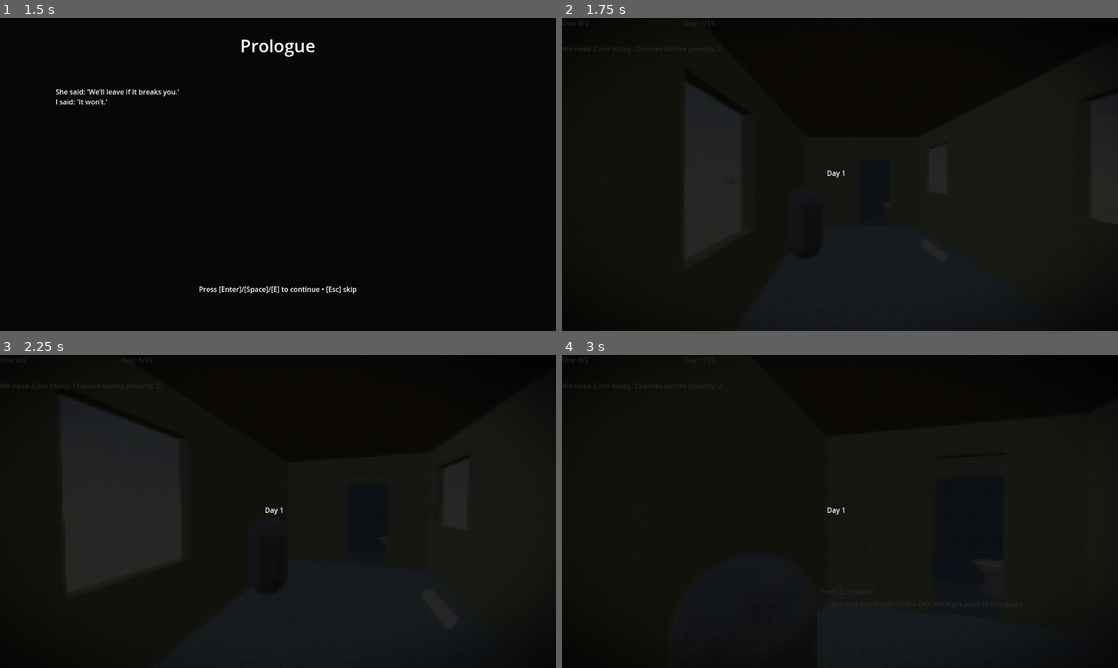
Above: before the commit, frames 1-4 (two rows, left to right).
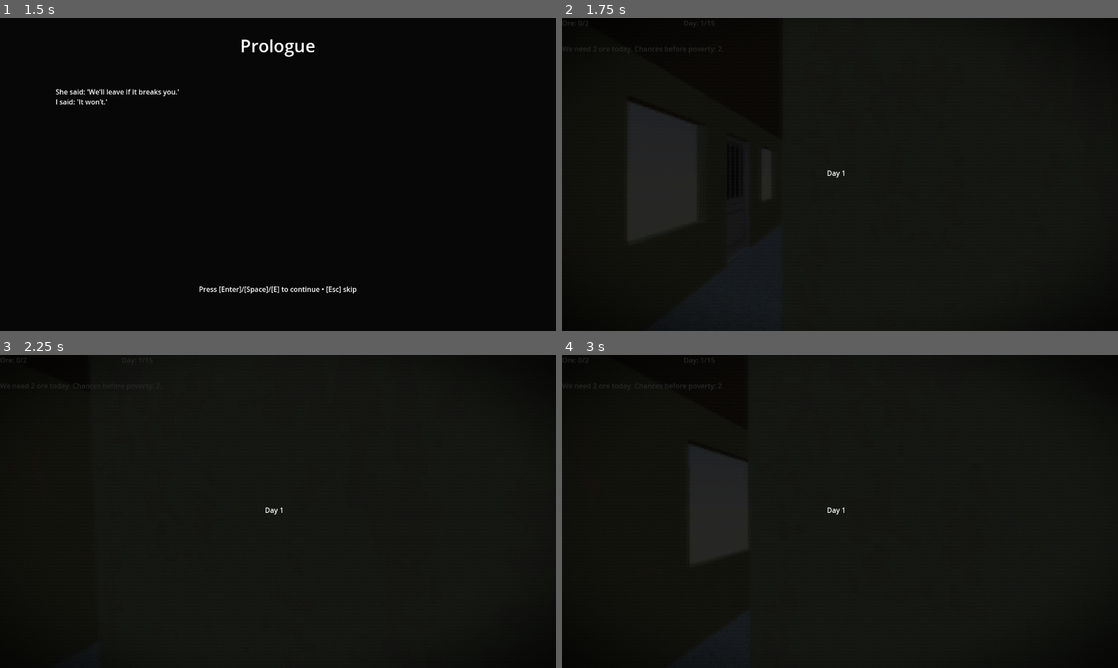
Above: after the commit, the same moments.

Repository: su4enka/hear_godot
Game: Godot game, scene res://scenes/Menu.tscn
Same seed, same stepped clock (60 frames per second), same inputs: the game is played once before the commit and once after it.
Inputs (mouse positions are in pixels of both pictures, inside the frame that each line leads up to):
- Up to frame 1 (1.5 s): click "Play" at 0.5 s; tap Enter (ui_accept) at 1.25 s; move the mouse to (400, 158) at 1.27 s; hold D (move_right) from 1.28 s (still down); hold E (interact) from 1.28 s (still down); click (400, 158) at 1.42 s
- Up to frame 2 (1.75 s): keep holding D (move_right); keep holding E (interact); tap Enter (ui_accept) at 1.52 s
- Up to frame 3 (2.25 s): move the mouse to (250, 511) at 2.02 s; release D (move_right) at 2.03 s; release E (interact) at 2.03 s; hold W (move_forward) from 2.03 s (still down); tap Shift at 2.1 s
- Up to frame 4 (3 s): keep holding W (move_forward); tap Enter (ui_accept) at 2.27 s; tap E (interact) at 2.75 s; move the mouse to (851, 505) at 2.77 s; tap R at 2.85 s

Frame 1 is identical in both runs. In frame 2, 1.6% of the frame differs, in the area x 11-98%, y 20-76%; in frame 3, 0.6%; in frame 4, 0.8%.

Commit message:
tweaks11.1

Diff:
--- a/assets/USED ASSETS/Home/bed_01_001.tscn
+++ b/assets/USED ASSETS/Home/bed_01_001.tscn
@@ -8,16 +8,9 @@
 shader = ExtResource("1_t6xad")
 shader_parameter/outline_enabled = false
 shader_parameter/outline_color = Color(1, 0.85, 0.2, 0.85)
-shader_parameter/use_screen_space_width = true
-shader_parameter/outline_px = 2.0
 shader_parameter/width_base = 0.012
 shader_parameter/width_rim_gain = 0.0
 shader_parameter/width_rim_power = 1.0
-shader_parameter/camera_world_pos = Vector3(0, 0, 0)
-shader_parameter/camera_is_ortho = false
-shader_parameter/camera_fov_y_deg = 70.0
-shader_parameter/camera_ortho_size = 10.0
-shader_parameter/viewport_height_px = 720.0
 shader_parameter/rim_thresh_inflate = 0.72
 shader_parameter/rim_soft_inflate = 0.1
 shader_parameter/rim_thresh_visible = 0.72
--- a/scenes/Cave.tscn
+++ b/scenes/Cave.tscn
@@ -241,7 +241,7 @@
 bus = &"Warning"
 
 [node name="ExitTrigger" type="Area3D" parent="."]
-transform = Transform3D(1, 0, 0, 0, 1, 0, 0, 0, 1, -24.1997, 0.948929, 27.9318)
+transform = Transform3D(1, 0, 0, 0, 1, 0, 0, 0, 1, -7.09881, 0.948929, 7.92188)
 
 [node name="CollisionShape3D" type="CollisionShape3D" parent="ExitTrigger"]
 shape = SubResource("BoxShape3D_xwfm4")
--- a/scenes/House.tscn
+++ b/scenes/House.tscn
@@ -31,19 +31,12 @@
 shader = ExtResource("5_cmj1i")
 shader_parameter/outline_enabled = false
 shader_parameter/outline_color = Color(1, 0.85098, 0.2, 0.392157)
-shader_parameter/use_screen_space_width = true
-shader_parameter/outline_px = 2.0
 shader_parameter/width_base = 0.012
 shader_parameter/width_rim_gain = 0.0
 shader_parameter/width_rim_power = 1.0
-shader_parameter/camera_world_pos = Vector3(0, 0, 0)
-shader_parameter/camera_is_ortho = false
-shader_parameter/camera_fov_y_deg = 70.0
-shader_parameter/camera_ortho_size = 10.0
-shader_parameter/viewport_height_px = 720.0
-shader_parameter/rim_thresh_inflate = 0.72
+shader_parameter/rim_thresh_inflate = 0.309
 shader_parameter/rim_soft_inflate = 0.1
-shader_parameter/rim_thresh_visible = 0.72
+shader_parameter/rim_thresh_visible = 0.174
 shader_parameter/rim_soft_visible = 0.1
 shader_parameter/world_up = Vector3(0, 1, 0)
 shader_parameter/horiz_from = 0.55
@@ -69,18 +62,11 @@
 shader = ExtResource("5_cmj1i")
 shader_parameter/outline_enabled = false
 shader_parameter/outline_color = Color(1, 0.85098, 0.2, 0.25098)
-shader_parameter/use_screen_space_width = true
-shader_parameter/outline_px = -0.066
 shader_parameter/width_base = -0.001
 shader_parameter/width_rim_gain = 0.0
 shader_parameter/width_rim_power = 1.0
-shader_parameter/camera_world_pos = Vector3(0.633, 0.756, 0)
-shader_parameter/camera_is_ortho = false
-shader_parameter/camera_fov_y_deg = 70.0
-shader_parameter/camera_ortho_size = 10.0
-shader_parameter/viewport_height_px = 720.0
 shader_parameter/rim_thresh_inflate = 1.028
-shader_parameter/rim_soft_inflate = 0.1
+shader_parameter/rim_soft_inflate = 0.935
 shader_parameter/rim_thresh_visible = 0.72
 shader_parameter/rim_soft_visible = 0.1
 shader_parameter/world_up = Vector3(0, 0, 0)
@@ -130,27 +116,20 @@
 shadow_mesh = SubResource("ArrayMesh_vc2ot")
 
 [sub_resource type="BoxShape3D" id="BoxShape3D_bfmfj"]
-size = Vector3(0.117081, 3.47501, 1.50098)
+size = Vector3(0.0722122, 3.47501, 1.50098)
 
 [sub_resource type="ShaderMaterial" id="ShaderMaterial_kjlmf"]
 render_priority = 0
 shader = ExtResource("5_cmj1i")
 shader_parameter/outline_enabled = false
 shader_parameter/outline_color = Color(1, 0.85098, 0.2, 0.0666667)
-shader_parameter/use_screen_space_width = false
-shader_parameter/outline_px = 2.0
 shader_parameter/width_base = 0.012
 shader_parameter/width_rim_gain = -0.014
 shader_parameter/width_rim_power = 1.0
-shader_parameter/camera_world_pos = Vector3(0, 0, 0)
-shader_parameter/camera_is_ortho = false
-shader_parameter/camera_fov_y_deg = 70.0
-shader_parameter/camera_ortho_size = 10.0
-shader_parameter/viewport_height_px = 720.0
 shader_parameter/rim_thresh_inflate = 0.72
 shader_parameter/rim_soft_inflate = 0.1
 shader_parameter/rim_thresh_visible = 0.72
-shader_parameter/rim_soft_visible = 0.1
+shader_parameter/rim_soft_visible = 0.783
 shader_parameter/world_up = Vector3(0, 1, 0)
 shader_parameter/horiz_from = 0.55
 shader_parameter/horiz_to = 0.9
@@ -211,6 +190,14 @@
 [node name="HouseEnv" parent="." instance=ExtResource("2_etd6b")]
 transform = Transform3D(1, 0, 0, 0, 1, 0, 0, 0, 1, 0, 1.21803, 0)
 
+[node name="Spawns" type="Node3D" parent="."]
+
+[node name="SpawnDoor" type="Node3D" parent="Spawns"]
+transform = Transform3D(1, 0, 0, 0, 1, 0, 0, 0, 1, -0.106511, 1.17924, 1.8433)
+
+[node name="SpawnBed" type="Node3D" parent="Spawns"]
+transform = Transform3D(1, 0, 0, 0, 1, 0, 0, 0, 1, 1.35961, 1.179, 7.61125)
+
 [node name="Player" type="CharacterBody3D" parent="." groups=["player"]]
 transform = Transform3D(1, 0, 0, 0, 1, 0, 0, 0, 1, 0, 2.14636, 2.07373)
 script = ExtResource("1_bfmfj")
@@ -271,7 +258,7 @@
 transform = Transform3D(1, 0, 0, 0, 1, 0, 0, 0, 1, -0.84239, 2.33759, 1.36419)
 
 [node name="CollisionShape3D" type="CollisionShape3D" parent="ExitTrigger"]
-transform = Transform3D(1, 0, 0, 0, 1, 0, 0, 0, 1, 0.307181, 0.498642, 0.250488)
+transform = Transform3D(1, 0, 0, 0, 1, 0, 0, 0, 1, 0.284747, 0.498642, 0.250488)
 shape = SubResource("BoxShape3D_bfmfj")
 
 [node name="Door" type="StaticBody3D" parent="ExitTrigger"]
--- a/scripts/CaveManager.gd
+++ b/scripts/CaveManager.gd
@@ -497,5 +497,4 @@
 
 func _on_exit_triggered(body):
 	if body.is_in_group("player"):
-		GameManager.came_from_cave = true
-		get_tree().change_scene_to_file("res://scenes/House.tscn")
+		GameManager.go_home_from_cave()
--- a/scripts/GameManager.gd
+++ b/scripts/GameManager.gd
@@ -16,6 +16,7 @@
 
 var opening_needs_confirm := true
 
+var just_returned_home := false
 var came_from_cave := false
 
 var early_used := false
@@ -210,3 +211,8 @@
 func end_game(kind:String):
 	the_game_ended = true
 	game_ended.emit(kind)
+
+func go_home_from_cave():
+	came_from_cave = true
+	just_returned_home = true
+	get_tree().change_scene_to_file("res://scenes/House.tscn")
--- a/scripts/HouseManager.gd
+++ b/scripts/HouseManager.gd
@@ -1,6 +1,20 @@
 extends Node3D
 
+@onready var world_env: WorldEnvironment = $WorldEnvironment
+@onready var sun: DirectionalLight3D = $DirectionalLight3D
+
+@export var day_sky_horizon  := Color(0.66, 0.67, 0.69)
+@export var day_ground_horizon := Color(0.66, 0.67, 0.69)
+@export var night_sky_horizon := Color(0.03, 0.05, 0.10)
+@export var night_ground_horizon := Color(0.02, 0.03, 0.05)
+@export var day_sun_energy := 1.0
+@export var night_sun_energy := 0.08
+
 @onready var player = $Player
+@onready var spawn_bed: Node3D  = $Spawns/SpawnBed
+@onready var spawn_door: Node3D = $Spawns/SpawnDoor
+var _spawn_done := false
+
 @onready var bed_area = $Bed/Area3D
 @onready var exit_trigger = $ExitTrigger
 @onready var day_label = $CanvasLayer/Control/DayCounter
@@ -23,6 +37,22 @@
 var _suppress_cancel_leave1 := false
 
 func _ready():
+
+
+	# СПАВН: если пришли из пещеры — у двери, иначе — у кровати
+	if GameManager.came_from_cave:
+		_place_player(spawn_door)
+	else:
+		_place_player(spawn_bed)
+
+	# чтобы следующий заход в дом считался «обычным»
+	GameManager.came_from_cave = false
+	_spawn_done = true
+	GameManager.day_started.connect(_on_day_started)
+
+	# День при чистом старте, ночь — если вернулись из пещеры
+	_apply_outdoor(not GameManager.came_from_cave)
+
 	Rumble.enter_context("house")
 
 	if not wife_area.is_in_group("wife"):
@@ -34,7 +64,6 @@
 
 		# Подключаемся к сигналам от автолоада
 	GameManager.day_intro.connect(_on_day_intro)
-	GameManager.day_started.connect(_on_day_started)
 	GameManager.day_ended.connect(_on_day_ended)
 
 	# ТРИГГЕРЫ
@@ -50,11 +79,38 @@
 
 	_update_ui()
 
+	if not GameManager.came_from_cave:
+		_on_day_intro("Day %d" % GameManager.current_day)
+	_refresh_exit_lock()   # <-- добавь
+
 	# ГАРАНТИЯ ПОКАЗА интро в House:
 	# если Menu уже вызвало GameManager.start_new_day() ДО смены сцены,
 	# сигнал мог уйти раньше — покажем вручную текущий день.
-	if not GameManager.came_from_cave:
+	if GameManager.just_returned_home:
+		GameManager.just_returned_home = false  # «съели» маркер
+	else:
 		_on_day_intro("Day %d" % GameManager.current_day)
+
+func _apply_outdoor(is_day: bool) -> void:
+	if world_env and world_env.environment and world_env.environment.sky:
+		var mat := world_env.environment.sky.sky_material
+		if mat is ProceduralSkyMaterial:
+			var psm := mat as ProceduralSkyMaterial
+			if is_day:
+				psm.sky_horizon_color    = day_sky_horizon
+				psm.ground_horizon_color = day_ground_horizon
+			else:
+				psm.sky_horizon_color    = night_sky_horizon
+				psm.ground_horizon_color = night_ground_horizon
+	if sun:
+		sun.light_energy = day_sun_energy if is_day else night_sun_energy
+
+func _place_player(marker: Node3D) -> void:
+	if not marker or not player: return
+	# переносим позицию и ориентацию игрока 1-в-1 как у маркера
+	player.global_transform = marker.global_transform
+	player.velocity = Vector3.ZERO
+	player.call_deferred("reset_physics_interpolation") # опционально, если дёргается кадр
 
 func request_wife_talk() -> void:
 	if _subtitle_task_running:
@@ -198,7 +254,7 @@
 		Input.set_mouse_mode(Input.MOUSE_MODE_VISIBLE)
 		return
 
-	# Если уже вернулся из пещеры — только подсказка "нужно отдохнуть"
+	# Уже были в пещере сегодня — не выпускаем
 	if GameManager.came_from_cave:
 		var lbl := hint_label if hint_label else subtitle
 		if lbl:
@@ -208,6 +264,8 @@
 			lbl.visible = false
 		return
 
+	# ← вот это добавили
+	GameManager.came_from_cave = true
 	get_tree().change_scene_to_packed(preload("res://scenes/Cave.tscn"))
 
 func _exit_tree():
@@ -232,9 +290,11 @@
 	GameManager.early_used = true
 	GameManager.end_game("early")
 
+
 func _on_leave_dialog2_canceled():
-	# Continue = идти в пещеру
 	Input.set_mouse_mode(Input.MOUSE_MODE_CAPTURED)
+	if GameManager.came_from_cave:
+		return  # уже были в пещере сегодня — никуда не идём
 	get_tree().change_scene_to_file("res://scenes/Cave.tscn")
 
 func _on_leave_dialog2_close():
@@ -248,13 +308,33 @@
 
 func _on_day_started(_d):
 
-	player.global_position = Vector3(0, 2.146, 2.074)
+
+
+		# новый день после сна/кнопки Play — всегда у кровати
+	_place_player(spawn_bed)
+	# тут же можно вернуть «дневной» свет
+	_apply_outdoor(true)
+
 	player.can_move = true
 	_update_ui()
+	_refresh_exit_lock()
+	_apply_outdoor(true)
 
 func _on_day_ended(_d, _ore):
 	player.can_move = false
 	_update_ui()
+
+
+func _refresh_exit_lock() -> void:
+	if not is_instance_valid(exit_trigger):
+		return
+	var should_lock := GameManager.came_from_cave
+	if should_lock:
+		if exit_trigger.is_in_group("exit"):
+			exit_trigger.remove_from_group("exit")
+	else:
+		if not exit_trigger.is_in_group("exit"):
+			exit_trigger.add_to_group("exit")
 
 func _update_ui():
 	var need_today := GameManager.get_required_today()
--- a/shaders/outline.gdshader
+++ b/shaders/outline.gdshader
@@ -7,26 +7,18 @@
 /* ===== ЦВЕТ/ПРОЗРАЧНОСТЬ ===== */
 uniform vec4 outline_color : source_color = vec4(1.0, 0.85, 0.2, 0.85);
 
-/* ===== ТОЛЩИНА (МИР/ЭКРАН) ===== */
-uniform bool  use_screen_space_width = true;   // ВКЛ: толщина в пикселях
-uniform float outline_px = 2.0;                // толщина контура в px
-uniform float width_base = 0.012;              // базовая (в мирах) — используется, когда use_screen_space_width=false
-uniform float width_rim_gain = 0.0;
-uniform float width_rim_power = 1.0;
+/* ===== ТОЛЩИНА ===== */
+uniform float width_base = 0.012;      // базовая толщина
+uniform float width_rim_gain = 0.0;    // добавка у силуэта
+uniform float width_rim_power = 1.0;   // кривая роста к краю
 
-/* Камера (для перевода px -> world) */
-uniform vec3  camera_world_pos = vec3(0.0);
-uniform bool  camera_is_ortho = false;
-uniform float camera_fov_y_deg = 70.0;         // для perspective
-uniform float camera_ortho_size = 10.0;        // для ortho (высота видимого объёма/2)
-uniform float viewport_height_px = 720.0;      // высота экрана в пикселях
+/* ===== СИЛУЭТ: раздельные пороги ===== */
+uniform float rim_thresh_inflate = 0.72;    // порог для ЭКСТРУЗИИ (vertex)
+uniform float rim_soft_inflate   = 0.10;    // мягкость порога экструзии
+uniform float rim_thresh_visible = 0.72;    // порог для ОТРИСОВКИ (fragment)
+uniform float rim_soft_visible   = 0.10;    // мягкость порога отрисовки
 
-/* ===== СИЛУЭТ/ФИЛЬТРЫ ===== */
-uniform float rim_thresh_inflate = 0.72;
-uniform float rim_soft_inflate   = 0.10;
-uniform float rim_thresh_visible = 0.72;
-uniform float rim_soft_visible   = 0.10;
-
+/* ===== ПОДАВЛЕНИЕ «ГОРИЗОНТАЛЕЙ» ===== */
 uniform vec3  world_up = vec3(0.0, 1.0, 0.0);
 uniform float horiz_from = 0.55;
 uniform float horiz_to   = 0.90;
@@ -35,27 +27,23 @@
 /* ===== АНТИ-З-ФАЙТ ===== */
 uniform float view_push = 0.002;
 
+/* varyings */
 varying float v_rim;
 
 void vertex() {
     if (outline_enabled) {
-        // позиция/нормаль в мире
+        // мировые
         vec3 world_pos = (MODEL_MATRIX * vec4(VERTEX, 1.0)).xyz;
         vec3 Nw = normalize((MODEL_MATRIX * vec4(NORMAL, 0.0)).xyz);
 
-        // камера (fallback в редакторе)
-        vec3 cam = camera_world_pos;
-        #ifdef CAMERA_POSITION
-        if (length(cam) < 0.0001) { cam = CAMERA_POSITION; }
-        #endif
+        // нормаль в ПРОСТРАНСТВЕ ВИДА
+        vec3 Nv = normalize((VIEW_MATRIX * vec4(Nw, 0.0)).xyz);
 
-        // фактор силуэта
-        vec3 V = normalize(cam - world_pos);
-        float ndotv = clamp(dot(Nw, V), 0.0, 1.0);
-        float rim = 1.0 - ndotv;
+        // rim только по нормали: 0 — фронтально (|Nv.z|≈1), 1 — силуэт (Nv.z≈0)
+        float rim = 1.0 - clamp(abs(Nv.z), 0.0, 1.0);
         v_rim = rim;
 
-        // подавление «горизонталей»
+        // подавление «почти горизонтальных» (в world-space)
         float up_abs = abs(dot(Nw, normalize(world_up)));
         float horiz_mask = 1.0 - horiz_strength * smoothstep(horiz_from, horiz_to, up_abs);
 
@@ -65,29 +53,11 @@
             rim_thresh_inflate + rim_soft_inflate, rim
         );
 
-        // === вычисление толщины ===
-        float width_world = width_base; // дефолт — мировая
-        if (use_screen_space_width) {
-            // перевод пикселей в мировые единицы для данного вертекса
-            float dist = distance(cam, world_pos);
-            if (camera_is_ortho) {
-                // для ortho: высота видимой области = 2*camera_ortho_size
-                float meters_per_pixel = (2.0 * camera_ortho_size) / max(viewport_height_px, 1.0);
-                width_world = outline_px * meters_per_pixel;
-            } else {
-                // perspective: высота на дистанции dist = 2*dist*tan(fov/2)
-                float fovy = radians(camera_fov_y_deg);
-                float meters_per_pixel = (2.0 * dist * tan(fovy * 0.5)) / max(viewport_height_px, 1.0);
-                width_world = outline_px * meters_per_pixel;
-            }
-        }
+        // толщина
+        float rim_gain = pow(max(rim, 0.0), width_rim_power) * width_rim_gain;
+        float width = (width_base + rim_gain) * m_inflate * horiz_mask;
 
-        // усиление к краю (по желанию)
-        float rim_gain = pow(max(rim, 0.0), width_rim_power) * width_rim_gain;
-
-        float width = (width_world + rim_gain) * m_inflate * horiz_mask;
-
-        // экструзия + небольшой push
+        // экструзия + микропуш
         VERTEX += NORMAL * (width + view_push * m_inflate);
     } else {
         v_rim = 0.0;
@@ -95,13 +65,18 @@
 }
 
 void fragment() {
-    if (!outline_enabled) { discard; }
+    if (!outline_enabled) {
+        discard;
+    }
 
+    // видимость по силуэту
     float m_vis = smoothstep(
         rim_thresh_visible - rim_soft_visible,
         rim_thresh_visible + rim_soft_visible, v_rim
     );
-    if (m_vis <= 0.001) { discard; }
+    if (m_vis <= 0.001) {
+        discard;
+    }
 
     ALBEDO = outline_color.rgb;
     ALPHA  = outline_color.a;
